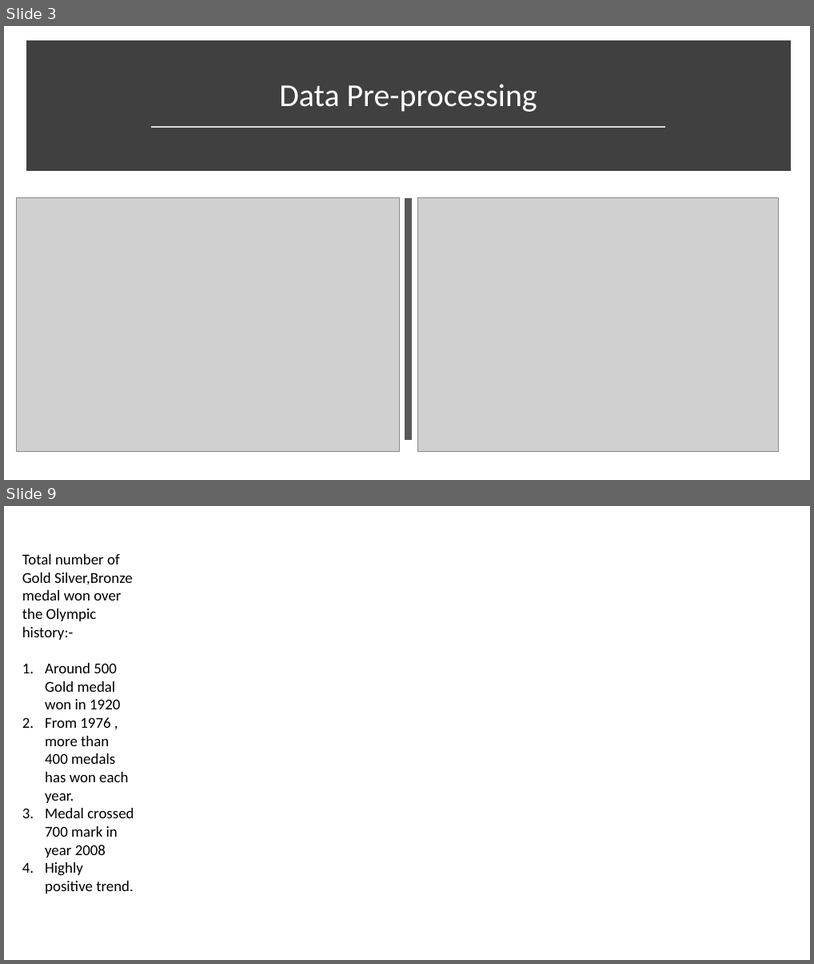
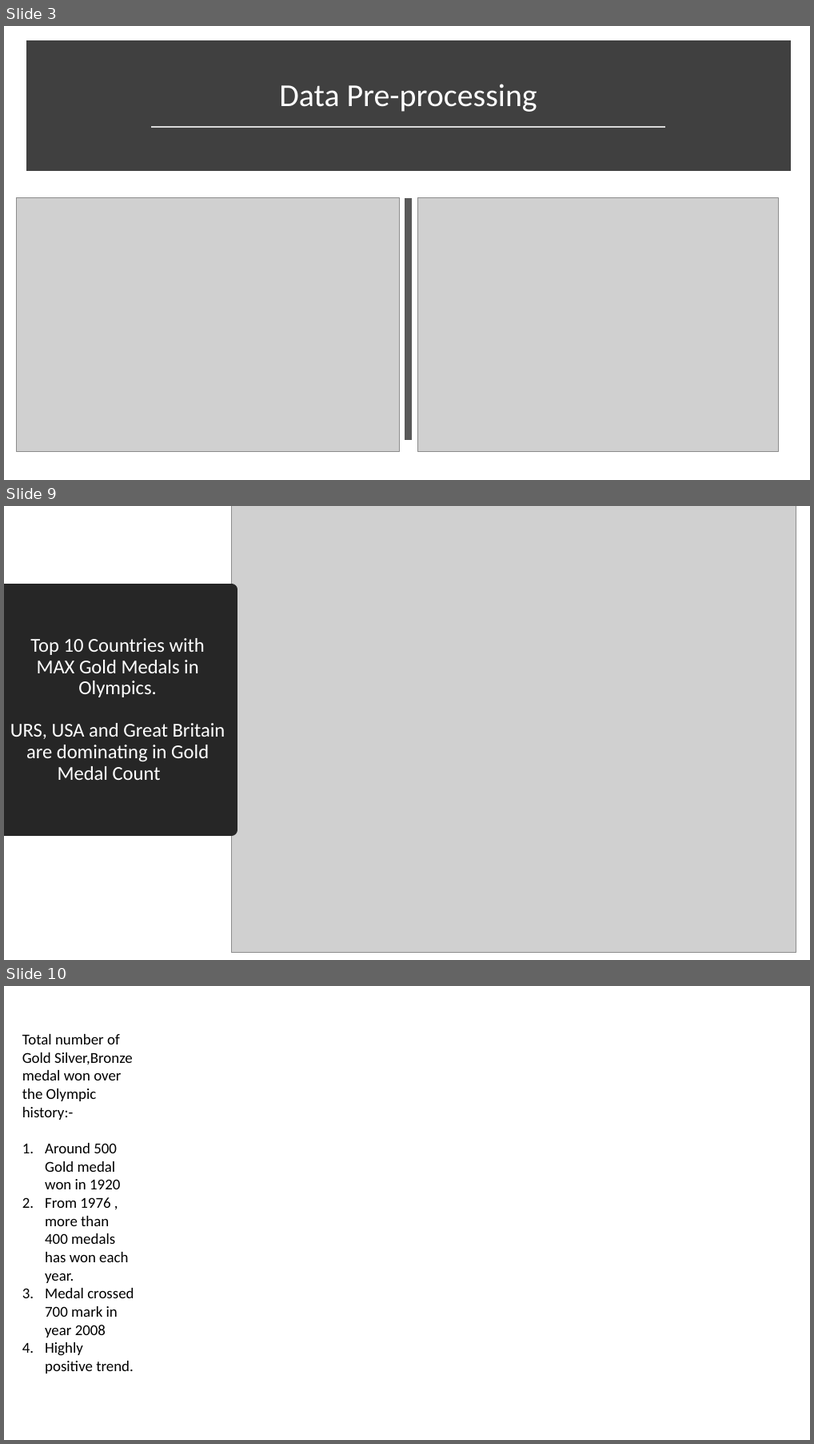
Before and after one commit to harjeet31/Summer-Olympics-EDA, a slide deck: Summer Olympics - EDA.pptx. Shown one above the other, each under a label of ours: slides 3 and 9 before the commit, slides 3, 9 and 10 after it; the slides between them are not shown. The pictures are 814x964 and 814x1444 pixels, drawn with LibreOffice and Linux fonts; fonts in the diff are those of the drawing; grey boxes stand for pictures; background and template pictures are left out. Boxes give left, top, right and bottom in pixels: in the first picture for what was removed or moved away, otherwise in the second. Text is boxed around its words. In the diff, an @@ line names an element or a change of style, - is before the commit and + after.

```diff
--- a/Summer Olympics - EDA.pptx
+++ b/Summer Olympics - EDA.pptx
@@ slide 9 added at (x1=4, y1=506, x2=810, y2=960), background #FFFFFF @@
@@ picture added at (x1=231, y1=506, x2=796, y2=952) @@
@@ title added at (x1=4, y1=589, x2=231, y2=830), fill #262626, outline #262626 13.75 pt, 23.4 pt, text #FFFFFF @@
+Top 10 Countries with MAX Gold Medals in Olympics.
+URS, USA and Great Britain are dominating in Gold Medal Count
@@ what was slide 9 is now slide 10 @@
```
Also in this commit, not shown: 5 slides changed, 13 other slides added, 2 slides removed, 2 other files.
